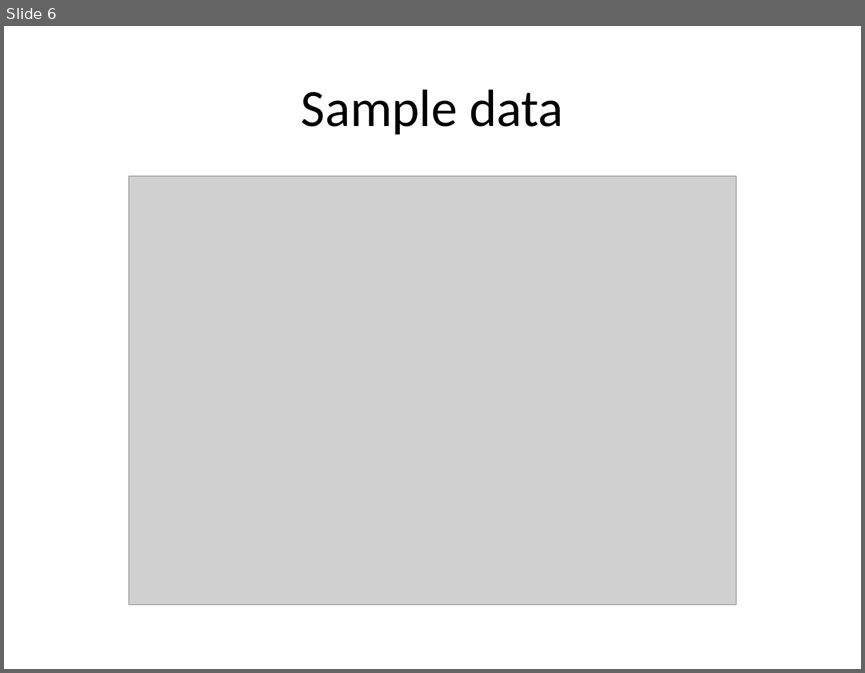
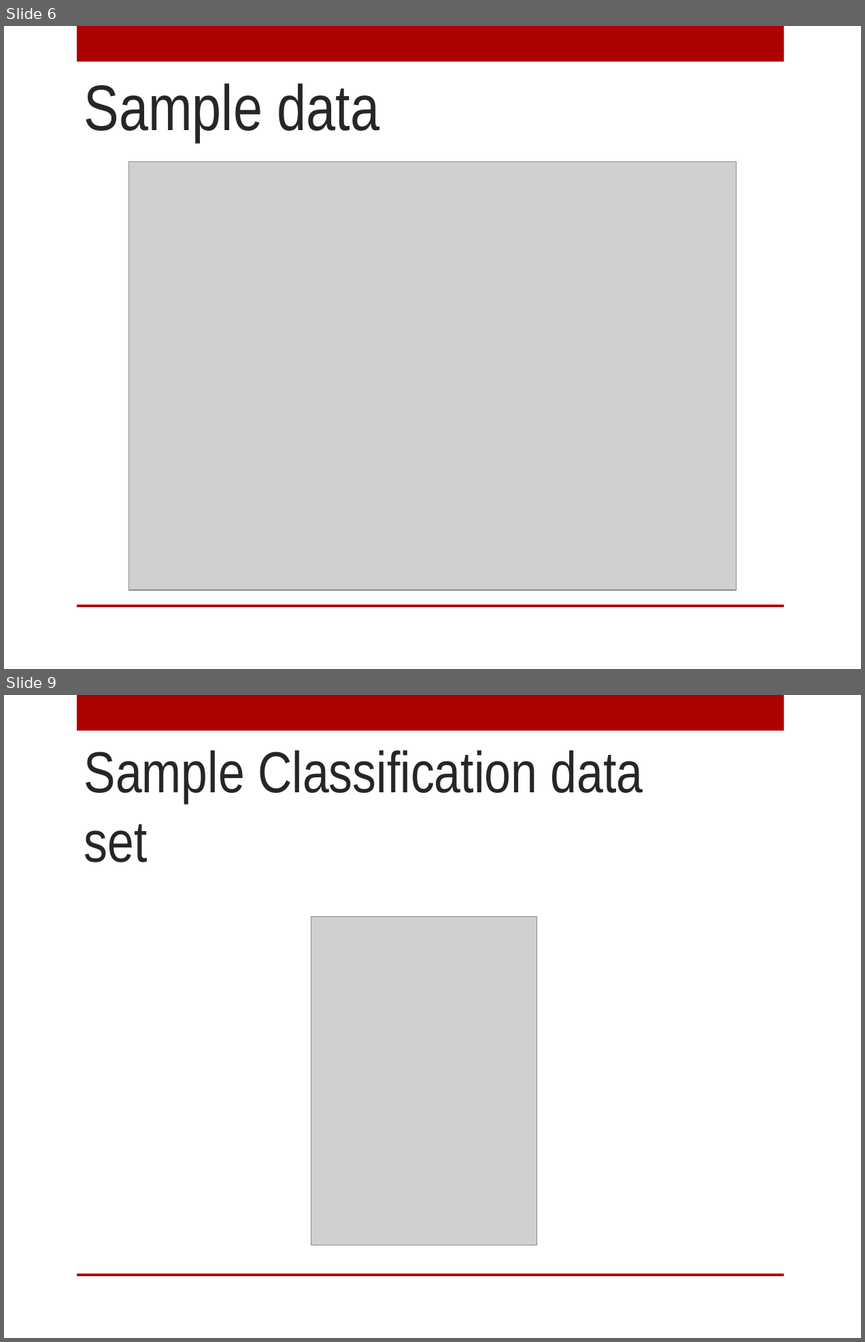
Before and after one commit to ernestrlee/UCSC-Machine-Learning, a slide deck: Picture Perfect.pptx. Shown one above the other, each under a label of ours: slide 6 before the commit, slides 6 and 9 after it; the slides between them are not shown. The pictures are 865x673 and 865x1342 pixels, drawn with LibreOffice and Linux fonts; fonts in the diff are those of the drawing; grey boxes stand for pictures; background and template pictures are left out. Boxes give left, top, right and bottom in pixels: in the first picture for what was removed or moved away, otherwise in the second. Text is boxed around its words. In the diff, an @@ line names an element or a change of style, - is before the commit and + after.

```diff
--- a/Picture Perfect.pptx
+++ b/Picture Perfect.pptx
@@ slide 9 added at [4,695,861,1338], background picture (left out); not listed: 2 template elements that a slide beside it also shows @@
@@ title added at [84,750,643,862], 48.6 pt, text #262626 @@
+Sample Classification data set
@@ picture added at [311,916,537,1244] @@
@@ slide 6 changed as well @@
@@ rectangle added at [77,26,784,62], fill #AD0101 @@
@@ title "Sample data": place and size @@
-title "Sample data" at [301,89,563,135]
+title "Sample data" at [84,83,380,142]
@@ title "Sample data" at [84,83,380,142]: size 44 to 54 pt, font Calibri to Arial Narrow, text colour #000000 to #262626; alignment centre to left; vertical alignment middle to top @@
@@ picture: place and size @@
-picture at [129,176,736,604]
+picture at [129,161,736,590]
@@ rectangle added at [77,604,784,607], fill #AD0101 @@
```
Also in this commit, not shown: 8 other slides changed, 5 other slides added, 1 slide removed, 3 other files.
